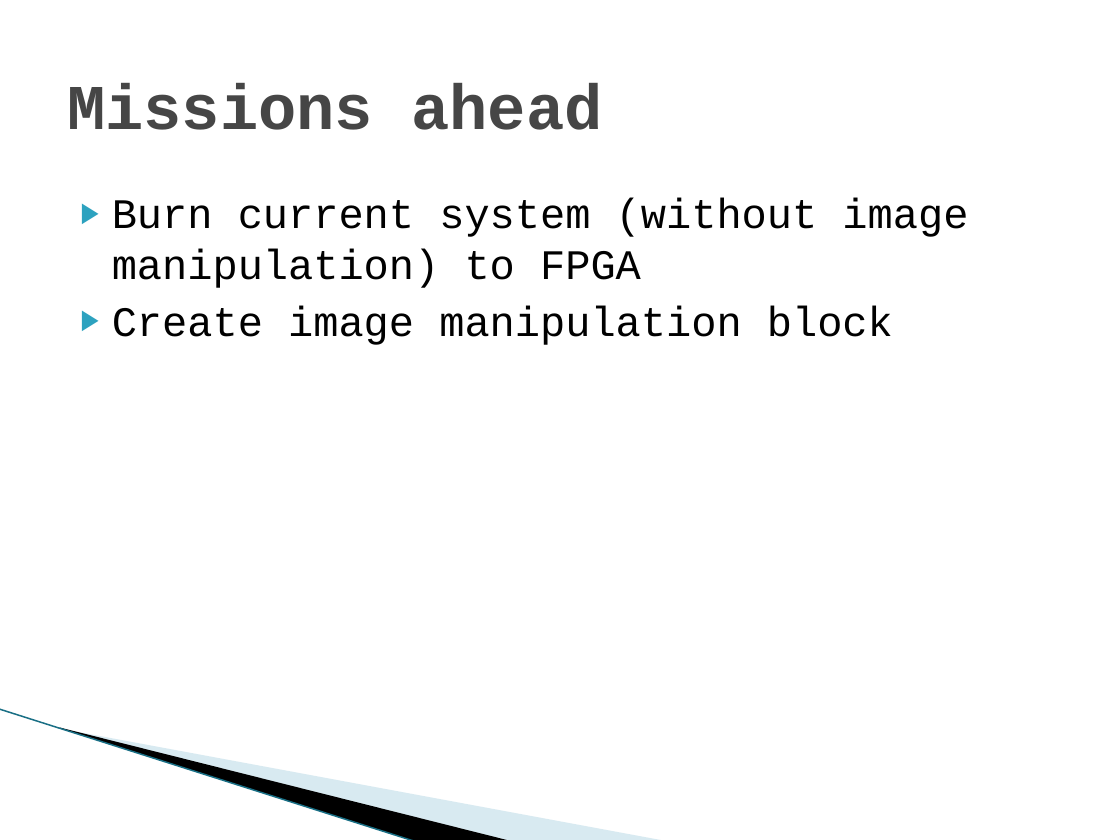
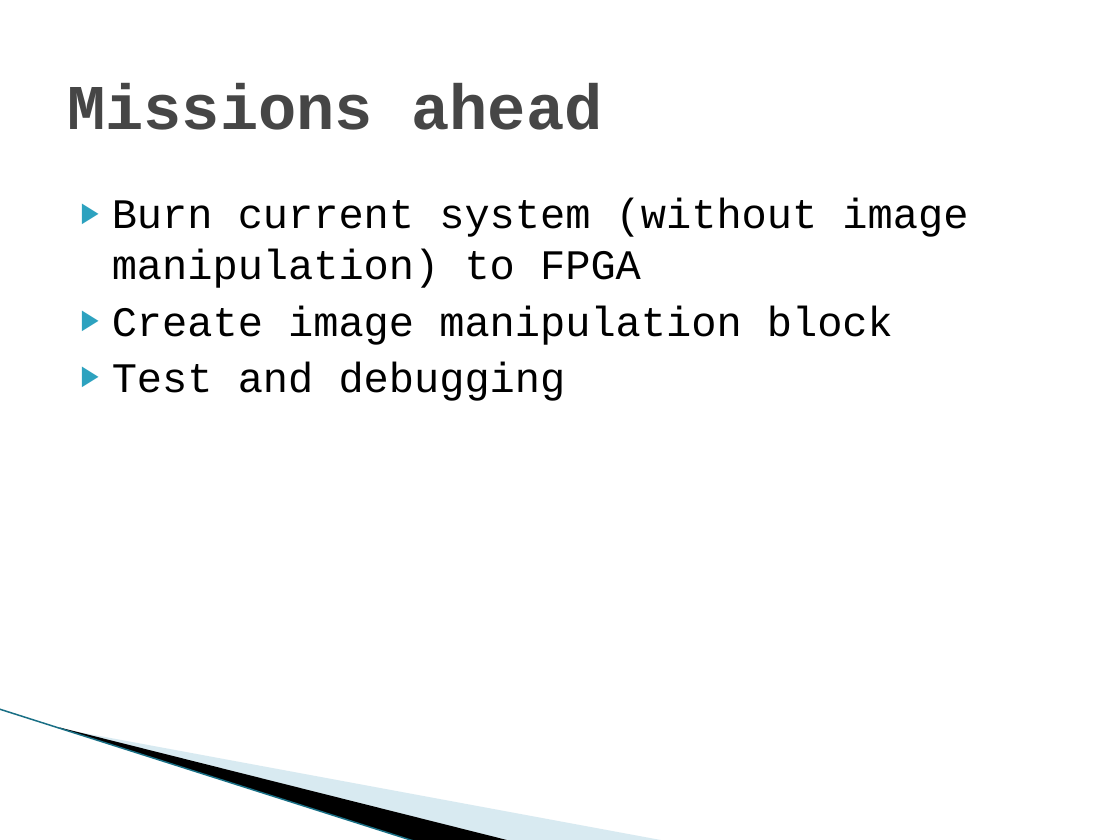
Before and after one commit to shizzz88/image-rotation-technion-ee, a slide deck: slide 19 of Presentation/Mid_Presentation.pptx (slide 14 before the commit). Drawn at 1120x840 pixels with LibreOffice and Linux fonts; fonts in the diff are those of the drawing; background and template pictures are left out. Boxes give left, top, right and bottom in pixels: in the first picture for what was removed or moved away, otherwise in the second. Text is boxed around its words. In the diff, an @@ line names an element or a change of style, - is before the commit and + after.

```diff
--- a/Presentation/Mid_Presentation.pptx
+++ b/Presentation/Mid_Presentation.pptx
@@ text at (112,362,566,401): paragraph added @@
+▶ Test and debugging
```
Also in this commit, not shown: 8 other slides changed, 6 slides added.
